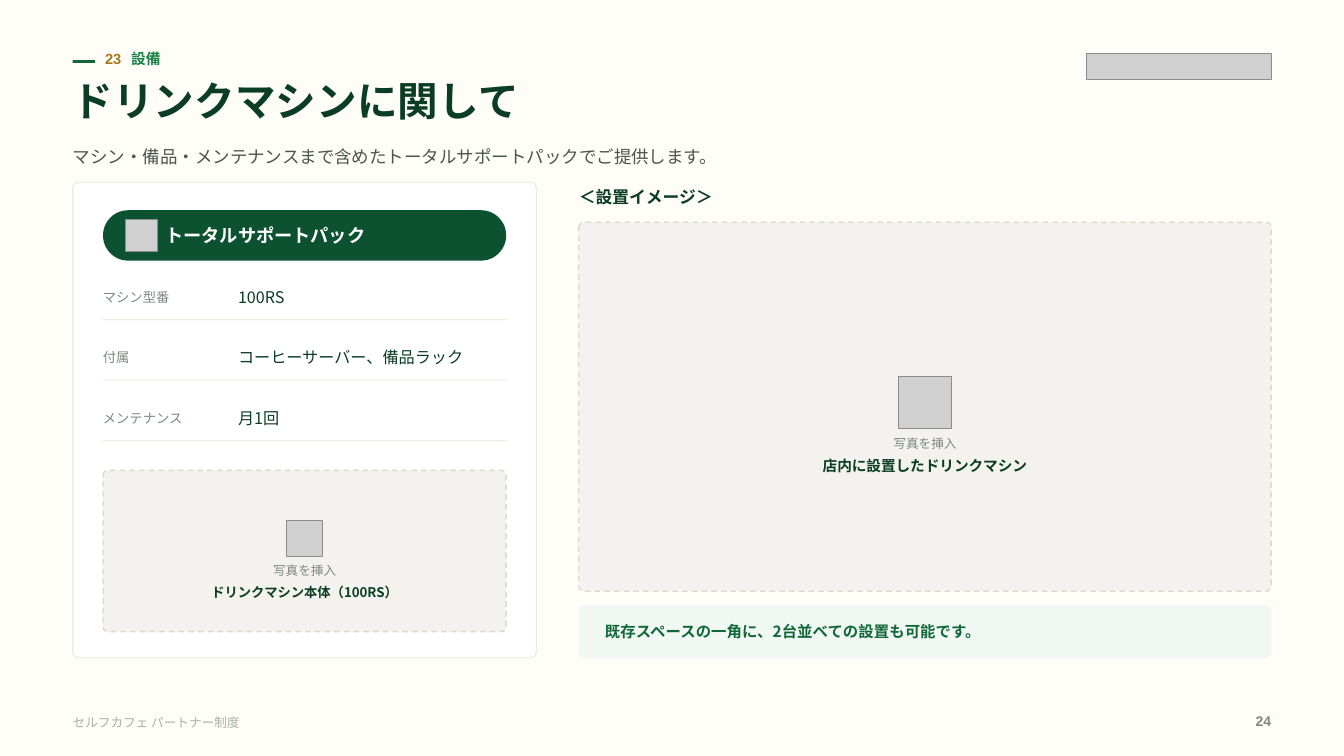
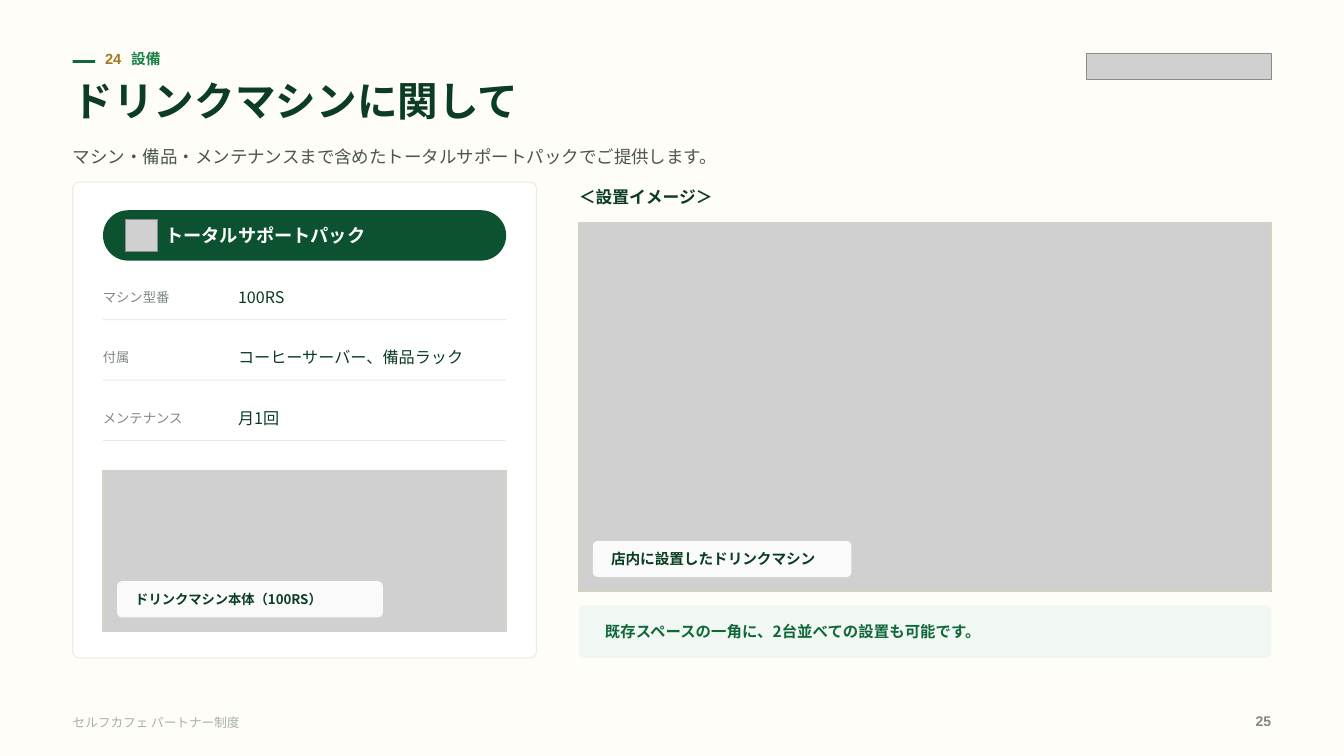
Before and after one commit to a5408071-cmd/suzuki-ceo, a slide deck: slide 25 of selfcafe-partner-deck/selfcafe-partner-deck.pptx (slide 24 before the commit). Drawn at 1344x756 pixels with LibreOffice and Linux fonts; fonts in the diff are those of the drawing; grey boxes stand for pictures. Boxes give left, top, right and bottom in pixels: in the first picture for what was removed or moved away, otherwise in the second. Text is boxed around its words. In the diff, an @@ line names an element or a change of style, - is before the commit and + after.

```diff
--- a/selfcafe-partner-deck/selfcafe-partner-deck.pptx
+++ b/selfcafe-partner-deck/selfcafe-partner-deck.pptx
@@ text at box(105, 50, 160, 69): text changed @@
-23 設備
+24 設備
@@ rounded rectangle removed at box(579, 223, 1271, 592) @@
@@ picture added at box(579, 223, 1271, 592) @@
@@ rectangle added at box(579, 223, 1271, 592), outline #D8D2C6 1 pt @@
@@ picture removed at box(899, 377, 952, 430) @@
@@ text removed at box(893, 437, 956, 449) @@
-写真を挿入
@@ rounded rectangle removed at box(103, 471, 506, 632) @@
@@ picture added at box(103, 471, 506, 632) @@
@@ rectangle added at box(103, 471, 506, 632), outline #D8D2C6 1 pt @@
@@ picture removed at box(287, 521, 323, 557) @@
@@ text removed at box(273, 564, 336, 576) @@
-写真を挿入
@@ rounded rectangle added at box(593, 541, 851, 578), fill #FFFFFF at 90% opacity @@
@@ text "店内に設置したドリンクマシン" at box(611, 551, 815, 566): alignment centre to left; line spacing 1.15 to 1; vertical alignment top to middle @@
@@ text "店内に設置したドリンクマシン": place and size @@
-text "店内に設置したドリンクマシン" at box(823, 458, 1027, 473)
+text "店内に設置したドリンクマシン" at box(611, 551, 815, 566)
@@ rounded rectangle added at box(117, 582, 383, 618), fill #FFFFFF at 90% opacity @@
@@ text "ドリンクマシン本体（100RS）": place and size @@
-text "ドリンクマシン本体（100RS）" at box(211, 585, 398, 599)
+text "ドリンクマシン本体（100RS）" at box(135, 592, 322, 606)
@@ text "ドリンクマシン本体（100RS）" at box(135, 592, 322, 606): alignment centre to left; line spacing 1.15 to 1; vertical alignment top to middle @@
@@ text at box(1256, 716, 1272, 726): text changed @@
-24
+25
```
Also in this commit, not shown: 15 other slides changed, 1 slide added, 20 other files.
